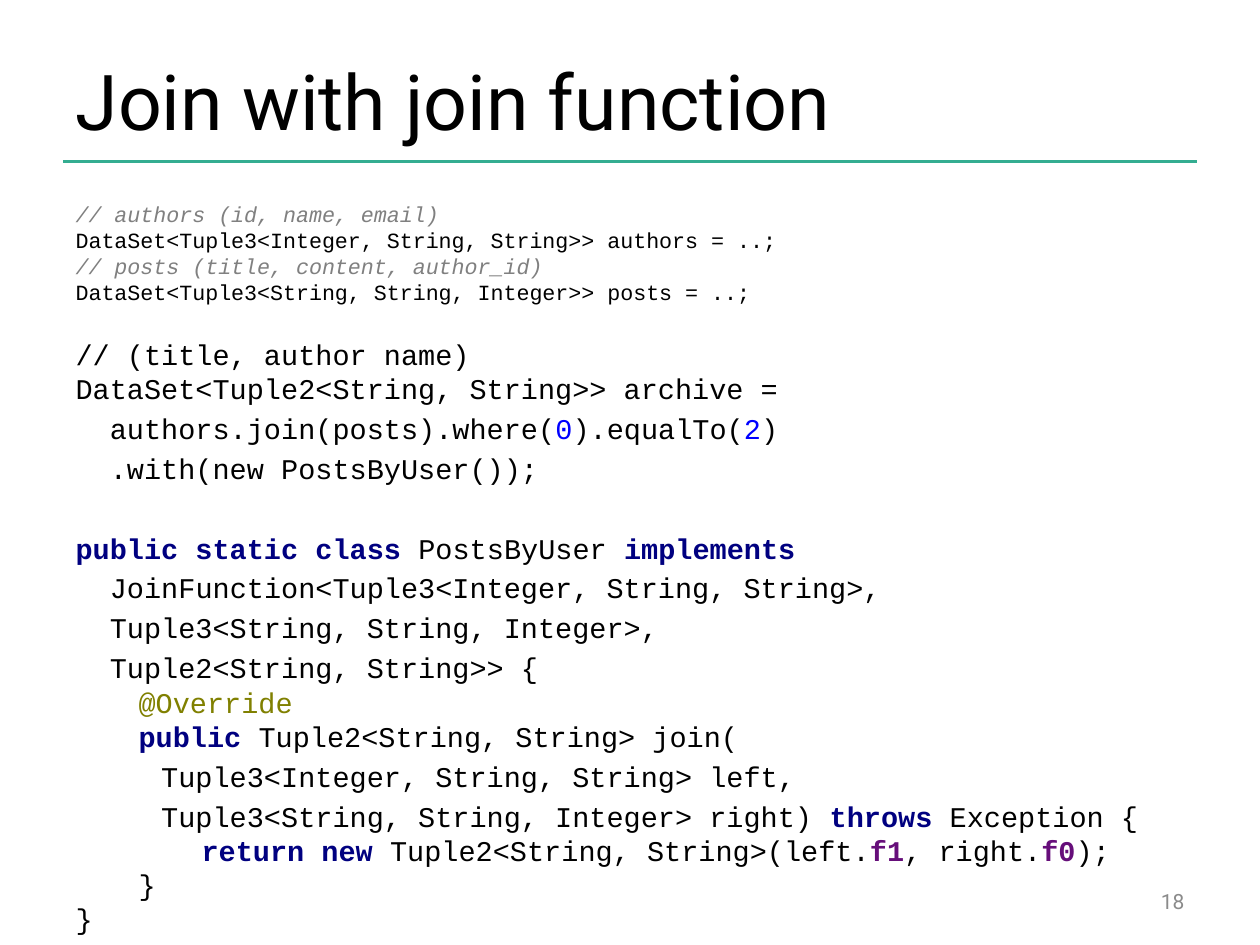
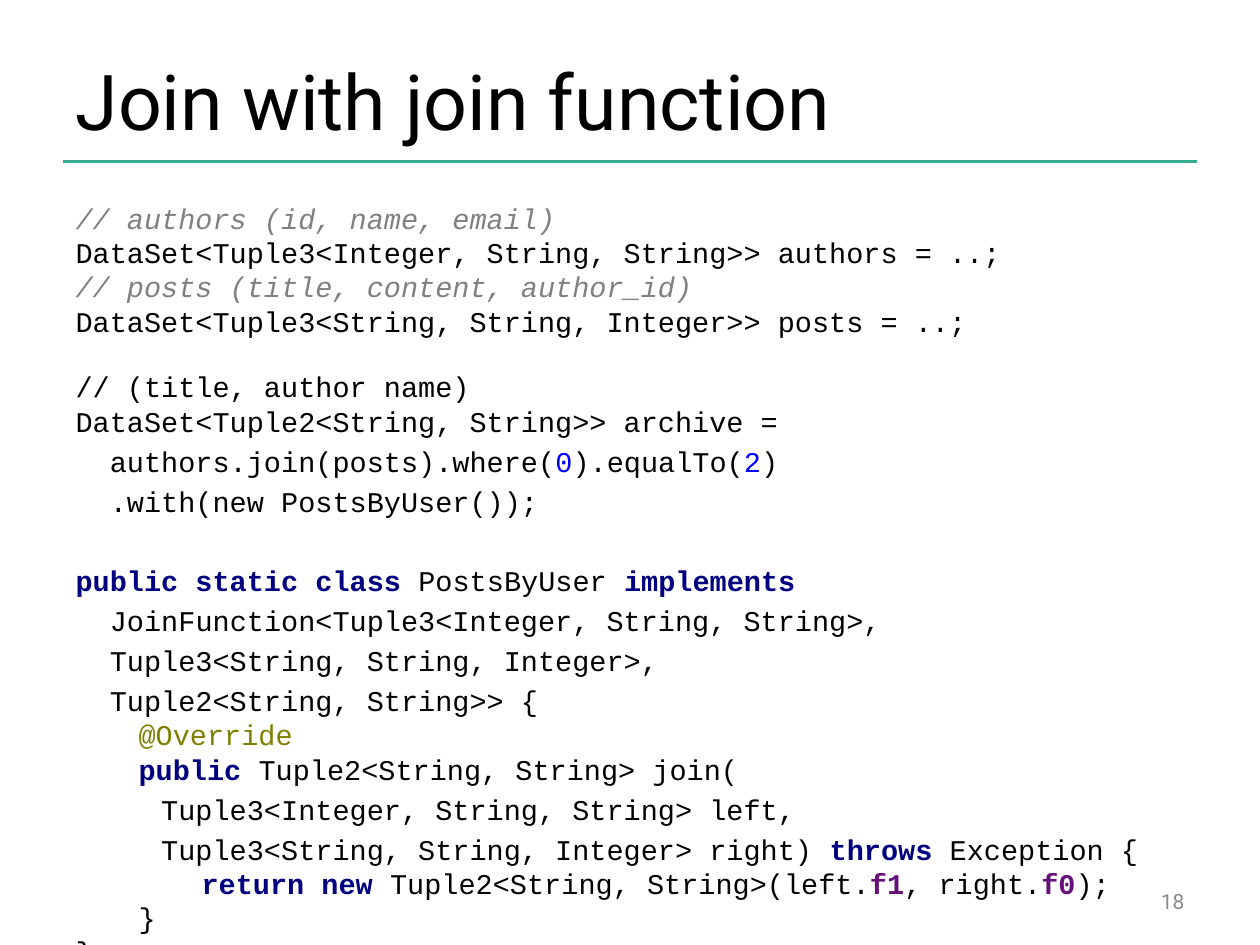
Before and after one commit to dataArtisans/flink-training-web, a slide deck: slide 18 of slides/flink_batch_basics.pptx. Drawn at 1260x945 pixels with LibreOffice and Linux fonts; fonts in the diff are those of the drawing; background and template pictures are left out. Boxes give left, top, right and bottom in pixels: in the first picture for what was removed or moved away, otherwise in the second. Text is boxed around its words. In the diff, an @@ line names an element or a change of style, - is before the commit and + after.

Commit message:
slides: code formatting in basics

```diff
--- a/slides/flink_batch_basics.pptx
+++ b/slides/flink_batch_basics.pptx
@@ text at (x1=76, y1=209, x2=898, y2=338): size 12.4 to 16.3 pt in "// authors (id, name, email) DataSet<Tuple3<Integer, String, ..." @@
```
Also in this commit, not shown: 7 other slides changed.
